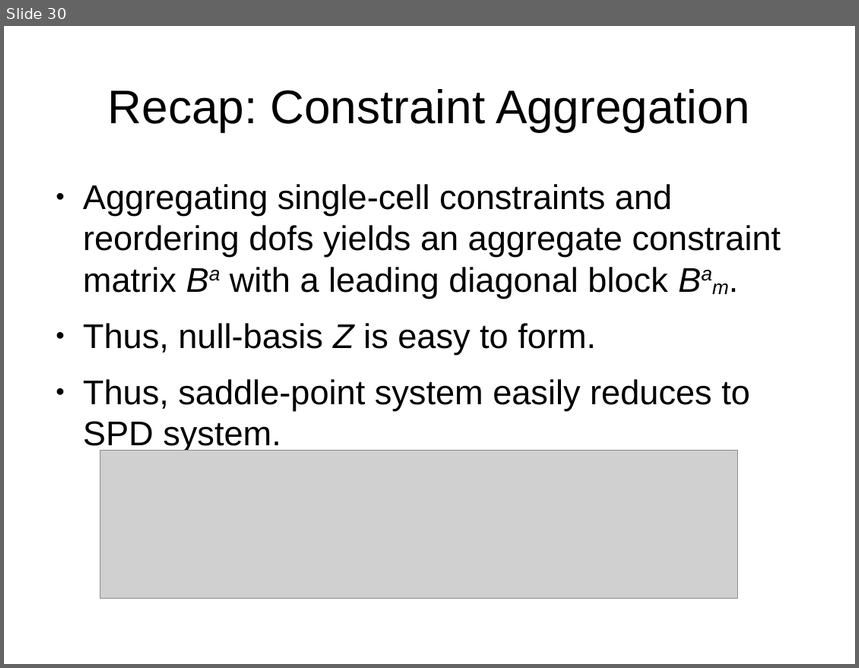
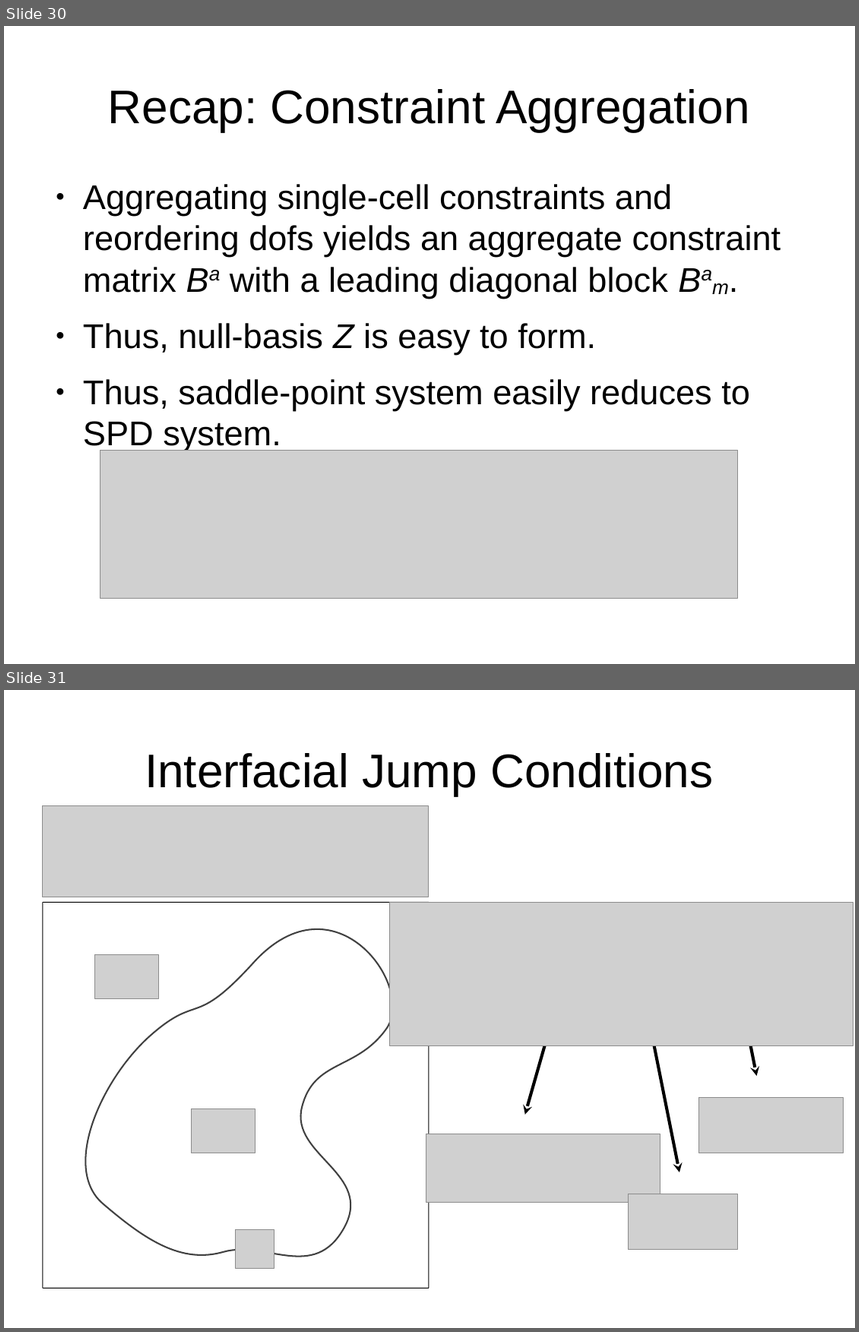
Before and after one commit to jhellrung/documents, a slide deck: presentations/sandia.2011.11.08/slides.odp. Shown one above the other, each under a label of ours: slide 30 before the commit, slides 30 and 31 after it. The pictures are 859x668 and 859x1332 pixels, drawn with LibreOffice and Linux fonts; fonts in the diff are those of the drawing; grey boxes stand for pictures. Boxes give left, top, right and bottom in pixels: in the first picture for what was removed or moved away, otherwise in the second. Text is boxed around its words. In the diff, an @@ line names an element or a change of style, - is before the commit and + after.

Commit message:
up to slide 31 (starting interface section...)

```diff
--- a/presentations/sandia.2011.11.08/slides.odp
+++ b/presentations/sandia.2011.11.08/slides.odp
@@ slide 31 added at <box>4,690,855,1328</box>, background #FFFFFF @@
@@ title added at <box>145,753,713,796</box>, 44 pt, text #000000 @@
+Interfacial Jump Conditions
@@ picture added at <box>43,806,429,897</box> @@
@@ picture added at <box>390,902,854,1046</box> @@
@@ freeform shape added at <box>86,929,393,1257</box>, outline #404040 1.45 pt @@
@@ picture added at <box>94,955,158,999</box> @@
@@ arrow added from (564, 980) to (525, 1115), #000000 2.89 pt @@
@@ arrow added from (641, 980) to (680, 1173), #000000 2.89 pt @@
@@ arrow added from (738, 980) to (757, 1076), #000000 2.89 pt @@
@@ picture added at <box>699,1098,844,1154</box> @@
@@ picture added at <box>191,1110,255,1154</box> @@
@@ picture added at <box>426,1134,661,1203</box> @@
@@ picture added at <box>628,1195,738,1250</box> @@
@@ picture added at <box>236,1230,275,1269</box> @@
@@ group added at <box>43,902,429,1289</box>: 4 lines @@
```
Also in this commit, not shown: 4 slides changed.
